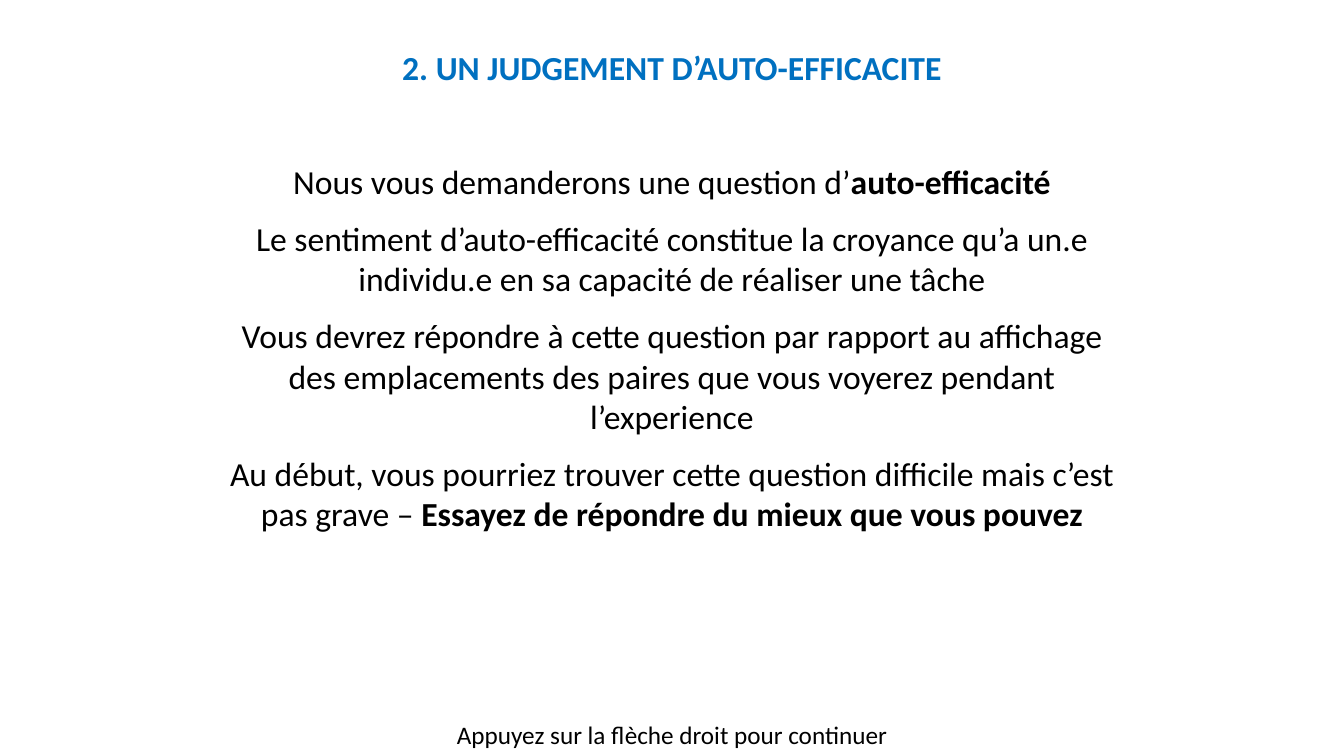
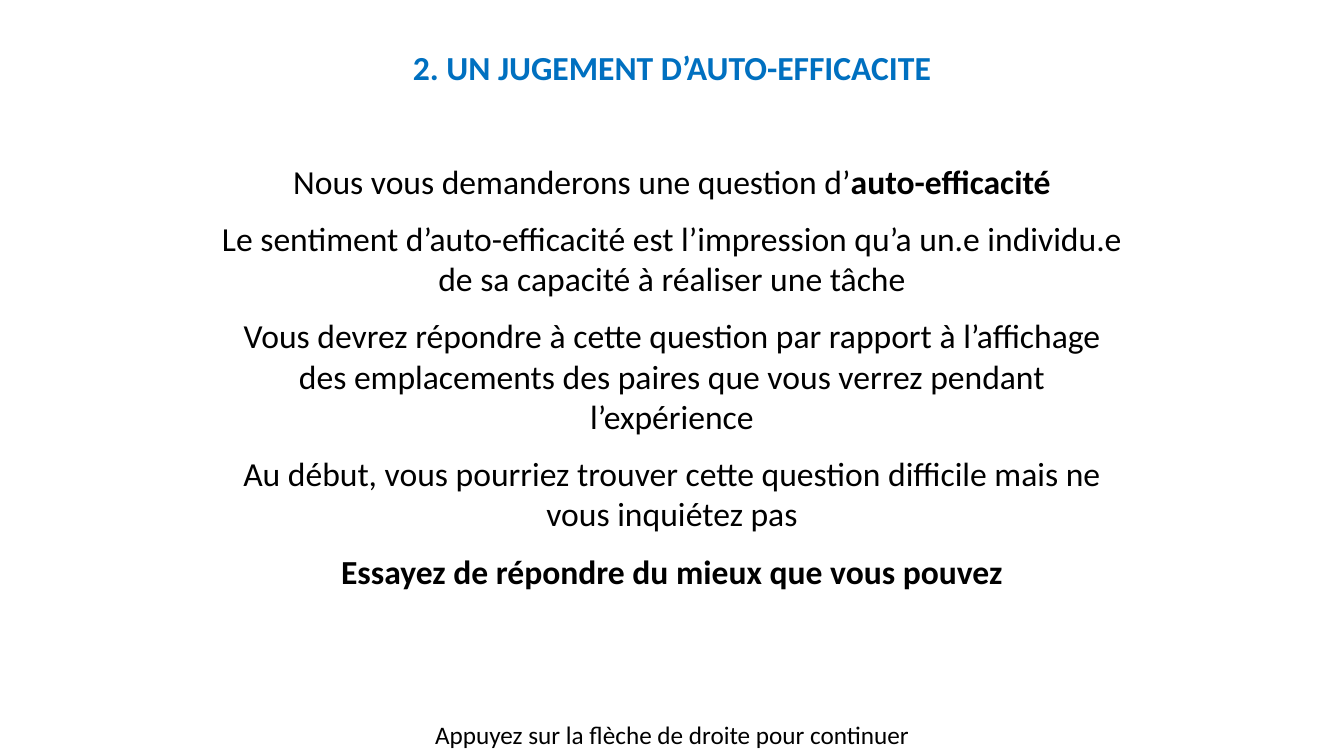
Before and after one commit to MBB-team/Online_Testing, a slide deck: slide 17 of src/Self_Efficacy/Stimuli/Instructions.pptx. Drawn at 1344x756 pixels with LibreOffice and Linux fonts; fonts in the diff are those of the drawing. Boxes give left, top, right and bottom in pixels: in the first picture for what was removed or moved away, otherwise in the second. Text is boxed around its words. In the diff, an @@ line names an element or a change of style, - is before the commit and + after.

```diff
--- a/src/Self_Efficacy/Stimuli/Instructions.pptx
+++ b/src/Self_Efficacy/Stimuli/Instructions.pptx
@@ text at box(413, 55, 931, 81): text changed @@
-2. UN JUDGEMENT D’AUTO-EFFICACITE
+2. UN JUGEMENT D’AUTO-EFFICACITE
@@ text at box(222, 227, 1121, 590): text changed @@
-Le sentiment d’auto-efficacité constitue la croyance qu’a un.e individu.e en sa capacité de réaliser une tâche
-Vous devrez répondre à cette question par rapport au affichage des emplacements des paires que vous voyerez pendant l’experience
-Au début, vous pourriez trouver cette question difficile mais c’est pas grave – Essayez de répondre du mieux que vous pouvez
+Le sentiment d’auto-efficacité est l’impression qu’a un.e individu.e de sa capacité à réaliser une tâche
+Vous devrez répondre à cette question par rapport à l’affichage des emplacements des paires que vous verrez pendant l’expérience
+Au début, vous pourriez trouver cette question difficile mais ne vous inquiétez pas
+Essayez de répondre du mieux que vous pouvez
@@ text at box(435, 726, 909, 748): text changed @@
-Appuyez sur la flèche droit pour continuer
+Appuyez sur la flèche de droite pour continuer
```
Also in this commit, not shown: 44 other slides changed, 45 other files.
